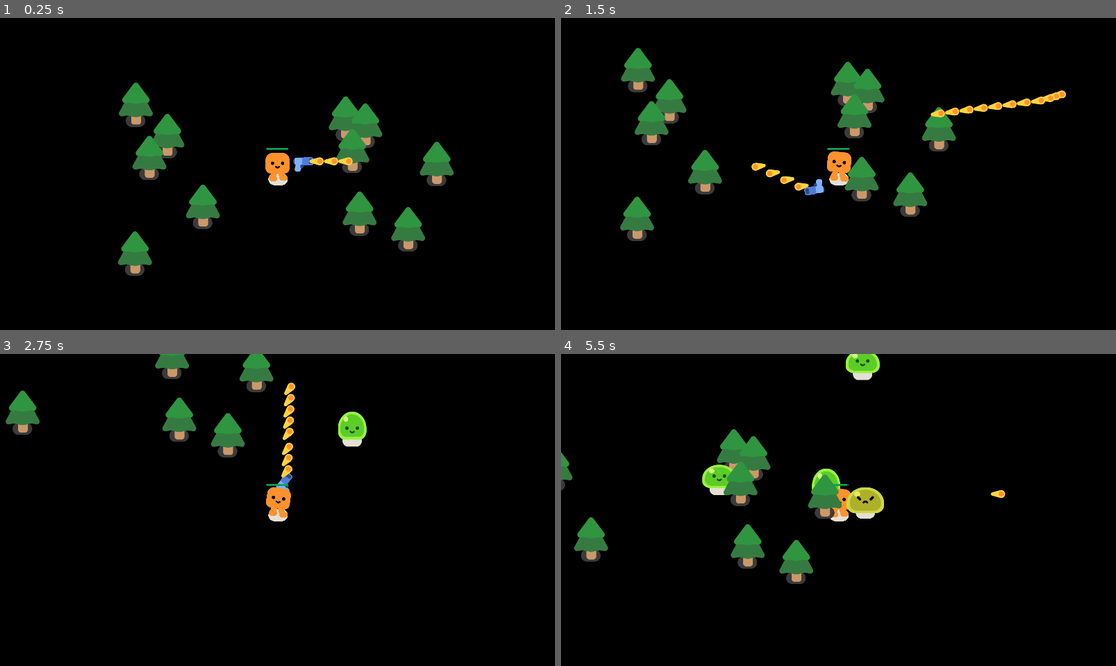
Above: before the commit, frames 1-4 (two rows, left to right).
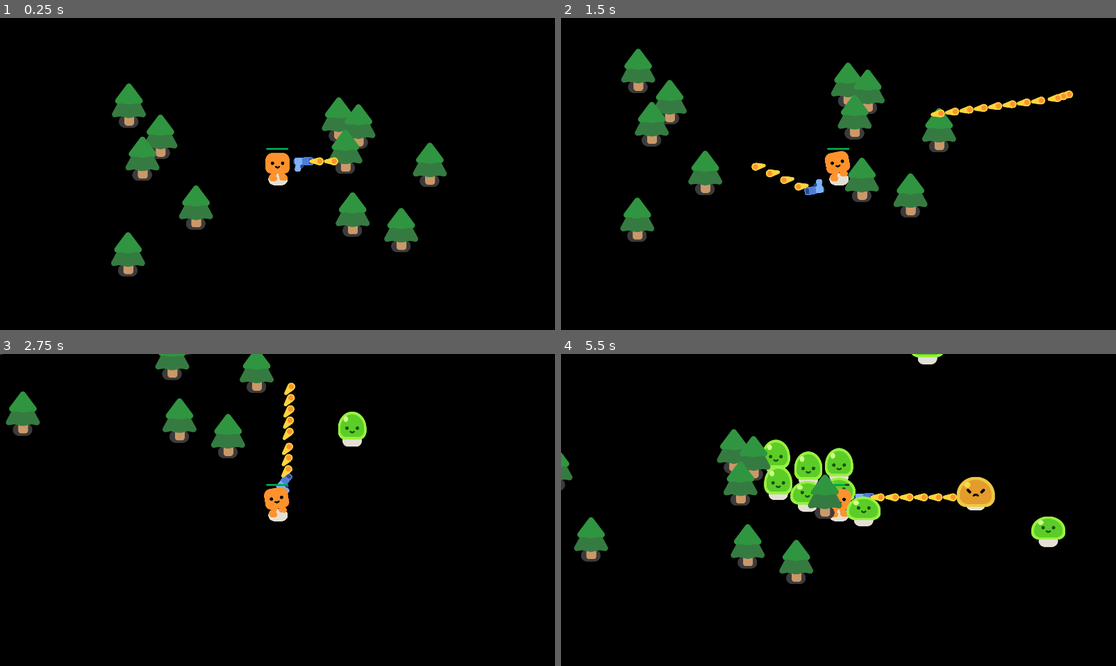
Above: after the commit, the same moments.

Repository: Rayz4010/the--attack-of-slimes
Game: Godot game, scene res://scenes/the_attack_of_slimes.tscn
The game is run twice, just before and just after one commit, with the same random seed, the same clock (stepped at 60 frames per second) and the same inputs.
Inputs (mouse positions are in pixels of both pictures, inside the frame that each line leads up to):
- Up to frame 1 (0.25 s): no input
- Up to frame 2 (1.5 s): move the mouse to (960, 158) at 0.52 s; hold D (move_right) 0.53-1.28 s; move the mouse to (727, 189) at 1.27 s; hold S (move_down) from 1.28 s (still down)
- Up to frame 3 (2.75 s): move the mouse to (333, 441) at 2.02 s; release S (move_down) at 2.03 s; hold D (move_right) from 2.03 s (still down)
- Up to frame 4 (5.5 s): move the mouse to (810, 572) at 2.77 s; release D (move_right) at 2.78 s; hold W (move_up) 2.78-3.53 s; move the mouse to (1005, 556) at 3.52 s; hold A (move_left) 3.53-5.03 s; move the mouse to (672, 463) at 4.27 s; move the mouse to (866, 510) at 5.02 s; hold S (move_down) from 5.03 s (still down)

The runs differ from the first frame. In frame 1, 4.3% of the frame differs, in the area x 20-82%, y 20-83%; in frame 2, 1.1%; in frame 3, 0.5%; in frame 4, 5.0%, in the area x 4-91%, y 0-69%.

Commit message:
some minor tinkering with the settings

Diff:
--- a/project.godot
+++ b/project.godot
@@ -18,6 +18,7 @@
 
 window/size/viewport_width=1920
 window/size/viewport_height=1080
+window/size/mode=2
 window/size/always_on_top=true
 window/size/transparent=true
 
--- a/scenes/the_attack_of_slimes.tscn
+++ b/scenes/the_attack_of_slimes.tscn
@@ -15,7 +15,7 @@
 script = ExtResource("1_fr5wg")
 
 [node name="Player" parent="." instance=ExtResource("1_mn5r3")]
-position = Vector2(541, 290)
+position = Vector2(565, 287)
 
 [node name="Path2D" type="Path2D" parent="Player"]
 position = Vector2(-580.163, 231.12)
--- a/scripts/enemy.gd
+++ b/scripts/enemy.gd
@@ -1,6 +1,6 @@
 extends CharacterBody2D
 
-var health= 10
+var health= 5
 
 @onready var player = get_node("/root/Game/Player")
 
--- a/scripts/the_attack_of_slimes.gd
+++ b/scripts/the_attack_of_slimes.gd
@@ -9,6 +9,8 @@
 
 func _on_timer_timeout() -> void:
 	spawn_enemy()
+	spawn_enemy()
+	spawn_enemy()
 
 
 func _on_player_health_depleted() -> void:
